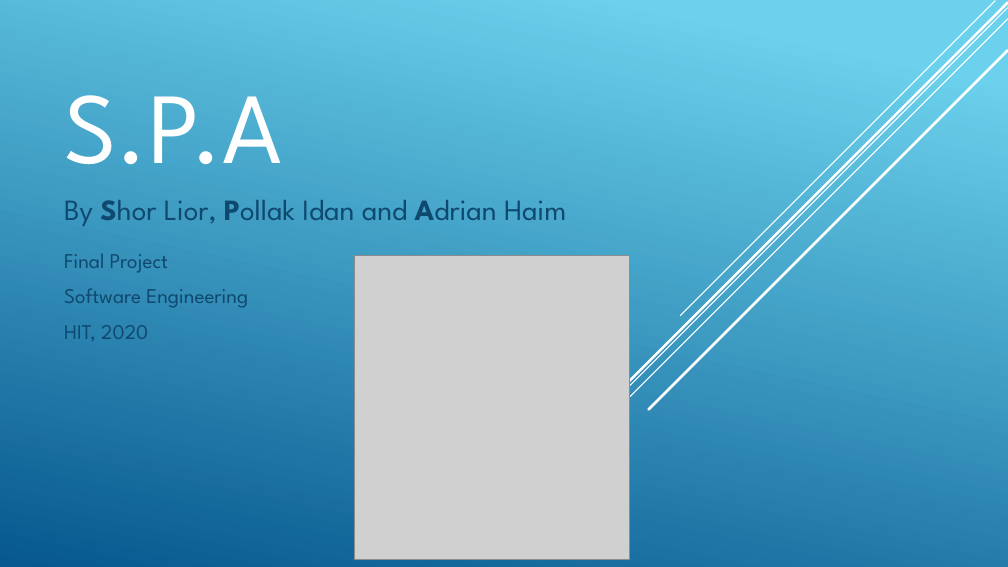
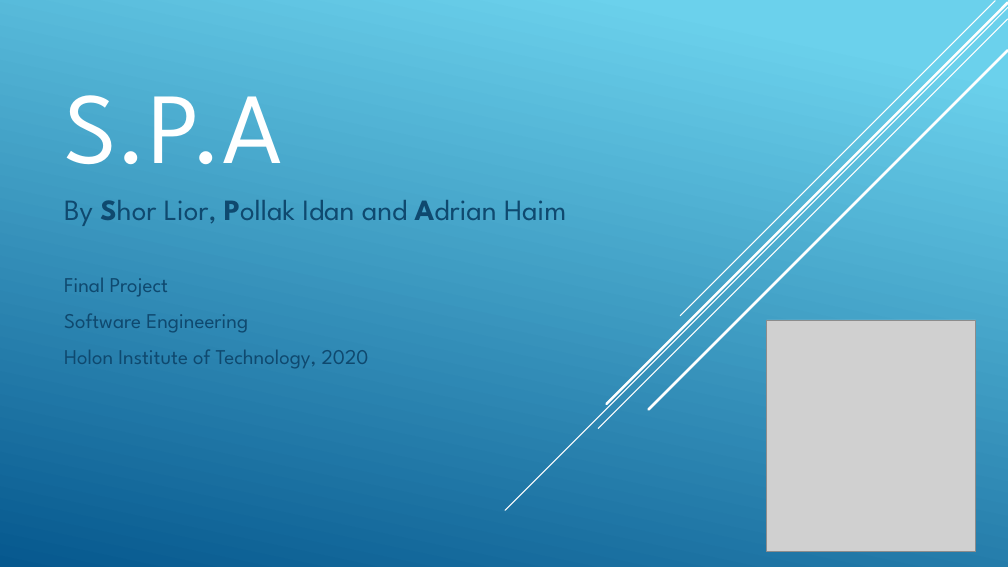
Before and after one commit to haimadrian/SE-Java-Project, a slide deck: slide 1 of Project presentation/SPA-Presentation.pptx. Drawn at 1008x567 pixels with LibreOffice and Linux fonts; fonts in the diff are those of the drawing; grey boxes stand for pictures. Boxes give left, top, right and bottom in pixels: in the first picture for what was removed or moved away, otherwise in the second. Text is boxed around its words. In the diff, an @@ line names an element or a change of style, - is before the commit and + after.

Commit message:
Reports (#48)
* Project presentation/SPA-Presentation.pptx added

* better ui for reports

* Added SPA icon to ReportView

```diff
--- a/Project presentation/SPA-Presentation.pptx
+++ b/Project presentation/SPA-Presentation.pptx
@@ text "Final Project": place and size @@
-text "Final Project" at box(64, 254, 248, 341)
+text "Final Project" at box(64, 278, 369, 368)
@@ picture: place and size @@
-picture at box(355, 256, 629, 560)
+picture at box(767, 320, 975, 551)
@@ text at box(64, 349, 369, 368): text changed @@
-HIT, 2020
+Holon Institute of Technology, 2020
```
Also in this commit, not shown: 3 other files.
